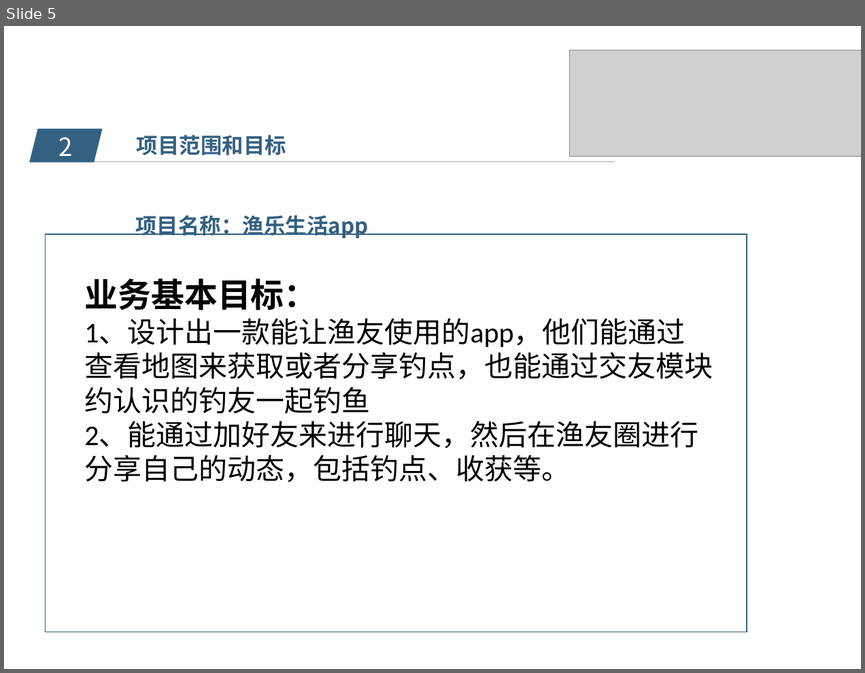
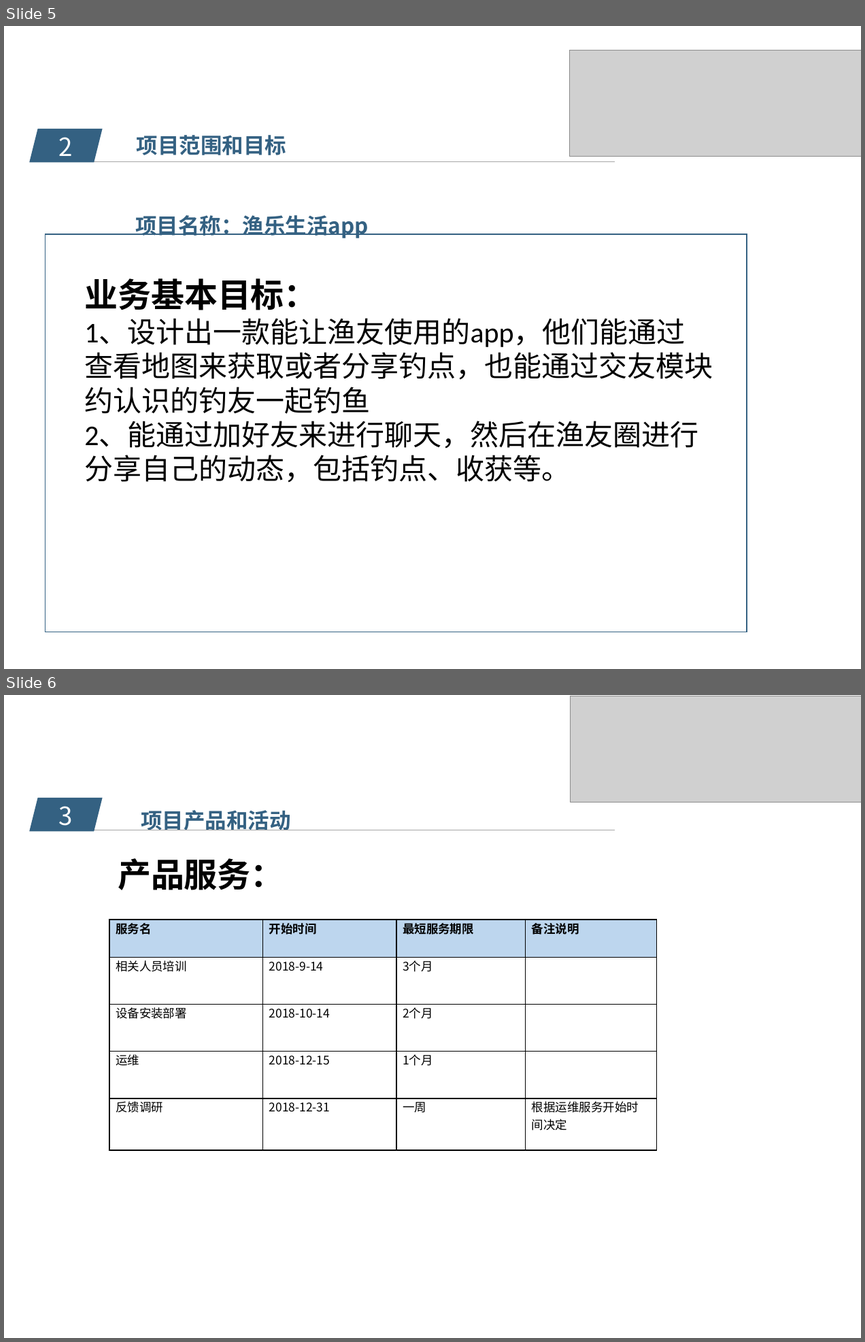
Before and after one commit to popopoi/PRD2018-G07, a slide deck: 受控文档/项目计划/PRD2018-G07-项目计划PPT.pptx. Shown one above the other, each under a label of ours: slide 5 before the commit, slides 5 and 6 after it. The pictures are 865x673 and 865x1342 pixels, drawn with LibreOffice and Linux fonts; fonts in the diff are those of the drawing; grey boxes stand for pictures; background and template pictures are left out. Boxes give left, top, right and bottom in pixels: in the first picture for what was removed or moved away, otherwise in the second. Text is boxed around its words. In the diff, an @@ line names an element or a change of style, - is before the commit and + after.

Commit message:
修订［PRD2018-G07-可行性分析报告］（增加了一项预算） 修订［PRD2018-G07-需求工程项目计划］（修改了员工时薪，确定了服务开始时间和最短持续时间） 修订［PRD2018-G07-项目计划PPT］（优化了一部分字体） 修订［PRD2018-G07-采购管理计划］（增添了一项采购计划） 修订［PRD2018-G07-成本管理计划］（增添了一项成本管理计划） 起草［PRD2018-G07-配置管理］

```diff
--- a/受控文档/项目计划/PRD2018-G07-项目计划PPT.pptx
+++ b/受控文档/项目计划/PRD2018-G07-项目计划PPT.pptx
@@ slide 6 added at [4, 695, 861, 1338], background picture (left out) @@
@@ picture added at [570, 696, 861, 802] @@
@@ parallelogram added at [30, 798, 103, 831], fill #346182 @@
@@ text added at [59, 806, 73, 832], 21 pt, text #FFFFFF @@
+3
@@ text added at [141, 810, 290, 830], 18 pt, text #346182, bold @@
+项目产品和活动
@@ line added from (60, 830) to (615, 830), #A6A6A6 0.5 pt @@
@@ text added at [118, 858, 284, 890], 28 pt, text #000000, bold @@
+产品服务：
@@ table added at [109, 919, 657, 1150], 5 rows, 4 columns @@
+服务名 | 开始时间 | 最短服务期限 | 备注说明
+相关人员培训 | 2018-9-14 | 3个月 | 
+设备安装部署 | 2018-10-14 | 2个月 | 
+运维 | 2018-12-15 | 1个月 | 
+反馈调研 | 2018-12-31 | 一周 | 根据运维服务开始时间决定
```
Also in this commit, not shown: 2 slides changed, 5 other files.
